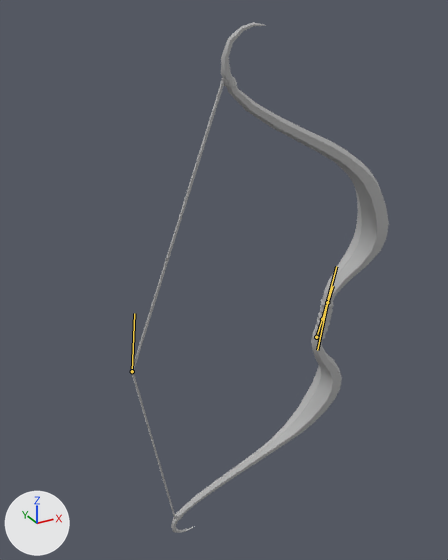
Before and after pictures for a commit that changed the FBX model Assets/Prefabs/Bow/Bow (only anim).fbx.
The view is the same before and after, from a 50 mm lens placed at (-1.306, -1.53, 0.985), pointed at (-0.421, 0.079, 0.18). Every picture has the same lights, and +X, +Y and +Z are marked at lower left. Both versions are drawn at frame 24 of the action 'Bow_Shoot'; the numbers are the values there. The bones that bend it are drawn over the model as lines.

Objects in the first picture: 'Bow_Mesh'.
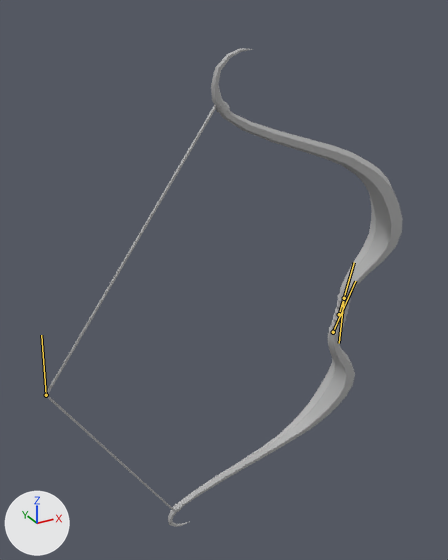
Where the change shows, as pixel boxes [x1, y1, x2, y2] in the pictures (448 x 560 px):
'Bow_Mesh', posed (39% wider, 6% shorter)
    before: [131, 22, 389, 533]
    after: [45, 48, 403, 527]
bone 'Root', root to tip
    before: (322, 319) to (336, 266)
    after: (339, 314) to (354, 262)
bone 'Upper_Arm_Joint', root to tip
    before: (327, 302) to (317, 350)
    after: (344, 298) to (339, 343)
bone 'Lower_Arm_Joint', root to tip
    before: (316, 337) to (333, 286)
    after: (333, 332) to (355, 281)
bone 'String_Joint', root to tip
    before: (132, 371) to (134, 313)
    after: (46, 395) to (41, 335)

The change in detail:
Bone 'Root' (bone_root) moves from (-7.3, -1.1, 0.3) to (0.0, -1.1, 0.3).
Bone 'Upper_Arm_Joint' (bone_upper_arm_joint) turns from (0, 0, -3) to (0, 0, -10) degrees about its own x, y and z.
Bone 'Lower_Arm_Joint' (bone_lower_arm_joint) turns from (0, 0, -3) to (0, 0, -10) degrees about its own x, y and z.
Bone 'String_Joint' (bone_string_joint) moves from (-19.1, 0.0, 0.0) to (-52.0, 0.0, 0.0).
